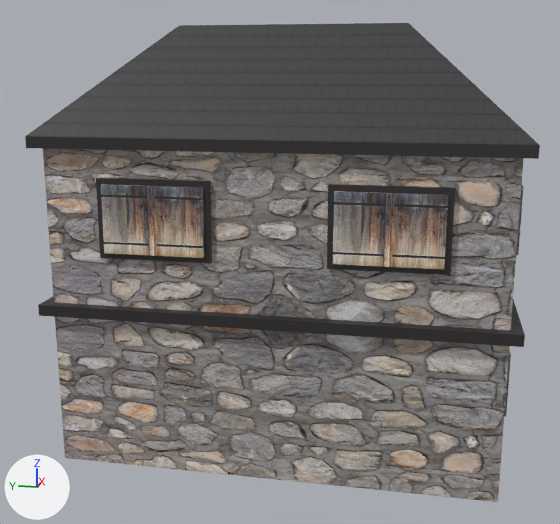
A saved change to the FBX model src/Game/Arrow/ArrowContent/Models/Town/garde_passage_a_niveau.fbx.
Rendered twice from a 50 mm camera at (-0.624, 0.066, 0.359) aimed at (0.184, 0.227, 0.157). Lighting does not change. The marker at lower left points along +X, +Y and +Z. Where no turn or scale is listed for an object, it has been applied to the vertices.
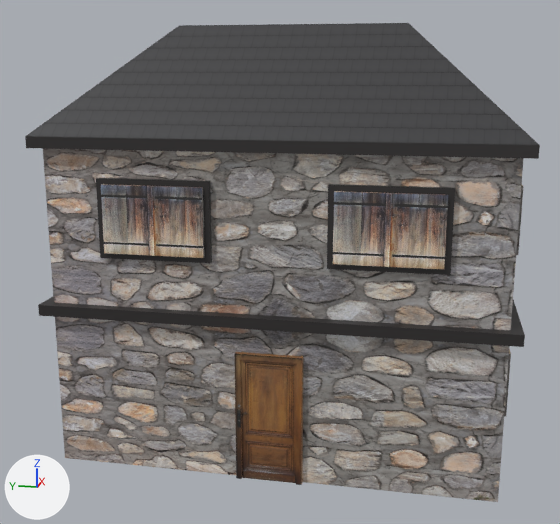
Pixel boxes (x1, y1, x2, y2) of what changed, in the pictures (560 x 524 px):
'Cube', added (brown)
    after: (234, 352, 303, 485)

What the commit changed:
Picture 'garde_passage_a_niveau_porte.png' (img_garde_passage_a_niveau_porte_png) is new.
Material 'Material_003__garde_passage_a_niveau_porte_png' (mat_material_003__garde_passage_a_niveau_porte_png) is new.
Its texture is img_garde_passage_a_niveau_porte_png (with its transparency).
Mesh me_cube is new.
It has 24 vertices, 18 faces and spans x -0.005..0.0, y 0.17..0.23, z 0.0..0.12.
It uses material mat_material_003__garde_passage_a_niveau_porte_png (picture img_garde_passage_a_niveau_porte_png).
Object 'Cube' (ob_cube) is new; it shows me_cube.
Its location is (0.0, 0.0, 0.0).
